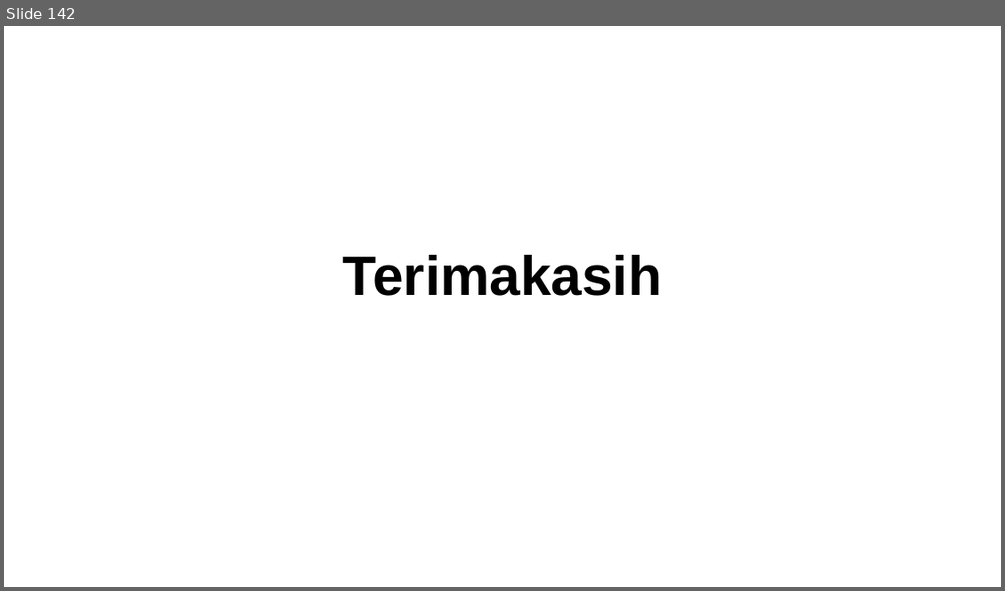
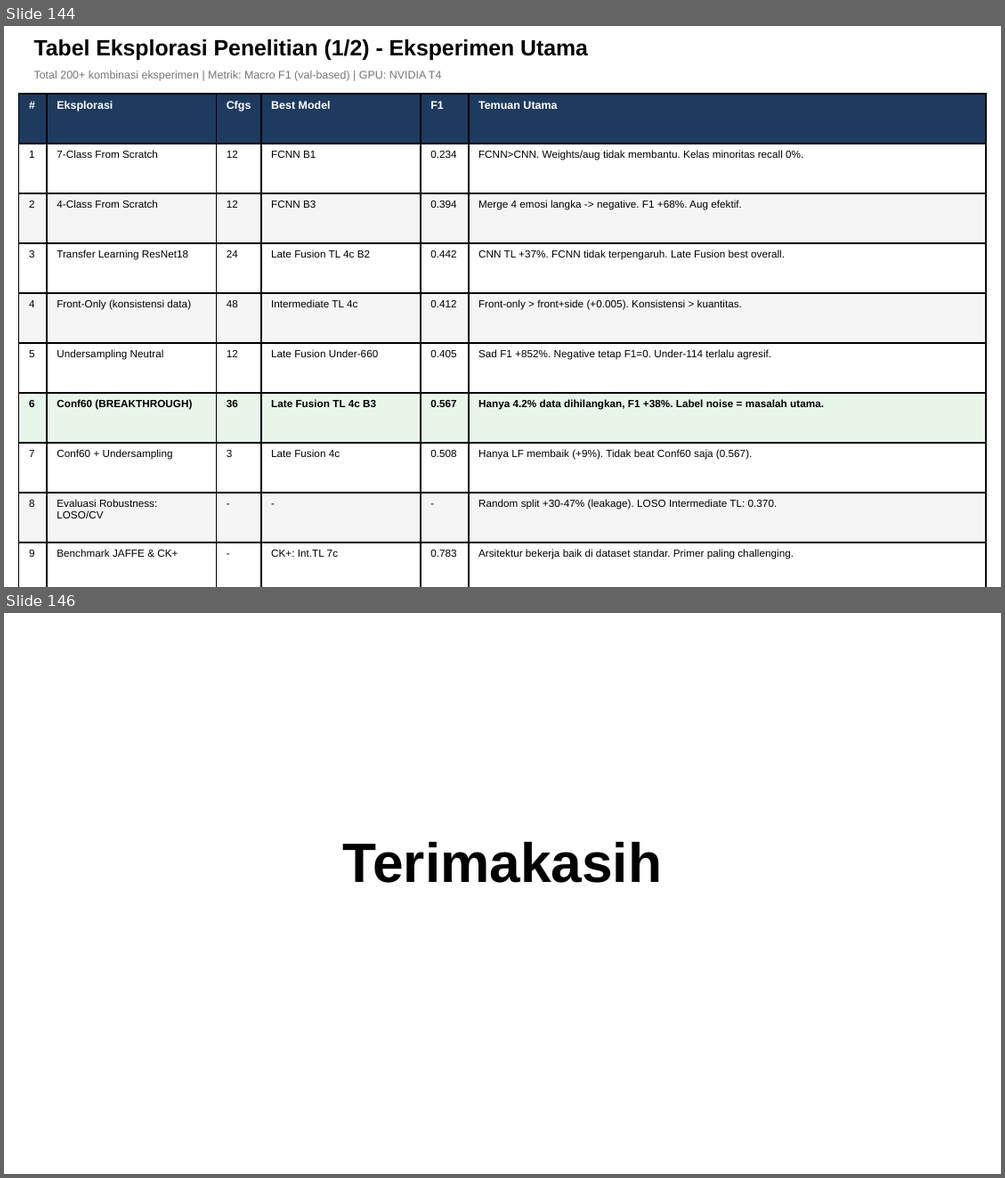
Before and after one commit to taufikhdyt01/MultimodalEmoLearn-CNN-LSTM, a slide deck: docs/PPT Bimbingan.pptx. Shown one above the other, each under a label of ours: slide 142 before the commit, slides 144 and 146 after it; the slides between them are not shown. The pictures are 1005x591 and 1005x1178 pixels, drawn with LibreOffice and Linux fonts; fonts in the diff are those of the drawing. Boxes give left, top, right and bottom in pixels: in the first picture for what was removed or moved away, otherwise in the second. Text is boxed around its words. In the diff, an @@ line names an element or a change of style, - is before the commit and + after.

```diff
--- a/docs/PPT Bimbingan.pptx
+++ b/docs/PPT Bimbingan.pptx
@@ slide 144 added at (4, 26, 1001, 587), background #FFFFFF @@
@@ text added at (34, 39, 588, 60), 16 pt, text #000000, bold @@
+Tabel Eksplorasi Penelitian (1/2) - Eksperimen Utama
@@ text added at (34, 70, 442, 81), 8 pt, text #777777 @@
+Total 200+ kombinasi eksperimen | Metrik: Macro F1 (val-based) | GPU: NVIDIA T4
@@ table added at (19, 94, 986, 587), 10 rows, 6 columns @@
+# | Eksplorasi | Cfgs | Best Model | F1 | Temuan Utama
+1 | 7-Class From Scratch | 12 | FCNN B1 | 0.234 | FCNN>CNN. Weights/aug tidak membantu. Kelas minoritas recall 0%.
+2 | 4-Class From Scratch | 12 | FCNN B3 | 0.394 | Merge 4 emosi langka -> negative. F1 +68%. Aug efektif.
+3 | Transfer Learning ResNet18 | 24 | Late Fusion TL 4c B2 | 0.442 | CNN TL +37%. FCNN tidak terpengaruh. Late Fusion best overall.
+4 | Front-Only (konsistensi data) | 48 | Intermediate TL 4c | 0.412 | Front-only > front+side (+0.005). Konsistensi > kuantitas.
+5 | Undersampling Neutral | 12 | Late Fusion Under-660 | 0.405 | Sad F1 +852%. Negative tetap F1=0. Under-114 terlalu agresif.
+6 | Conf60 (BREAKTHROUGH) | 36 | Late Fusion TL 4c B3 | 0.567 | Hanya 4.2% data dihilangkan, F1 +38%. Label noise = masalah utama.
+7 | Conf60 + Undersampling | 3 | Late Fusion 4c | 0.508 | Hanya LF membaik (+9%). Tidak beat Conf60 saja (0.567).
+8 | Evaluasi Robustness: LOSO/CV | - | - | - | Random split +30-47% (leakage). LOSO Intermediate TL: 0.370.
+9 | Benchmark JAFFE & CK+ | - | CK+: Int.TL 7c | 0.783 | Arsitektur bekerja baik di dataset standar. Primer paling challenging.
@@ what was slide 142 is now slide 146 @@
```
Also in this commit, not shown: 2 slides changed, 3 other slides added, 4 other files.
